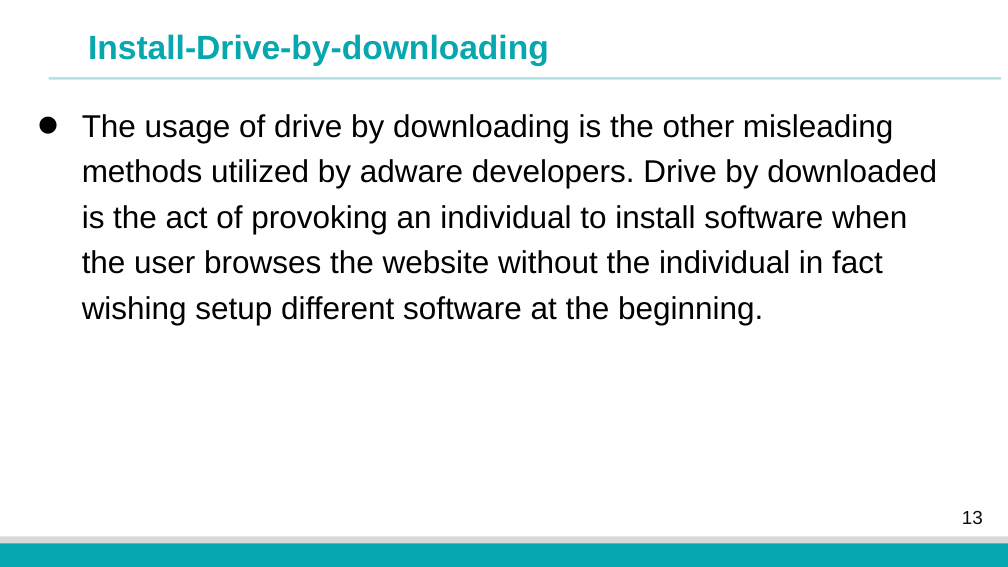
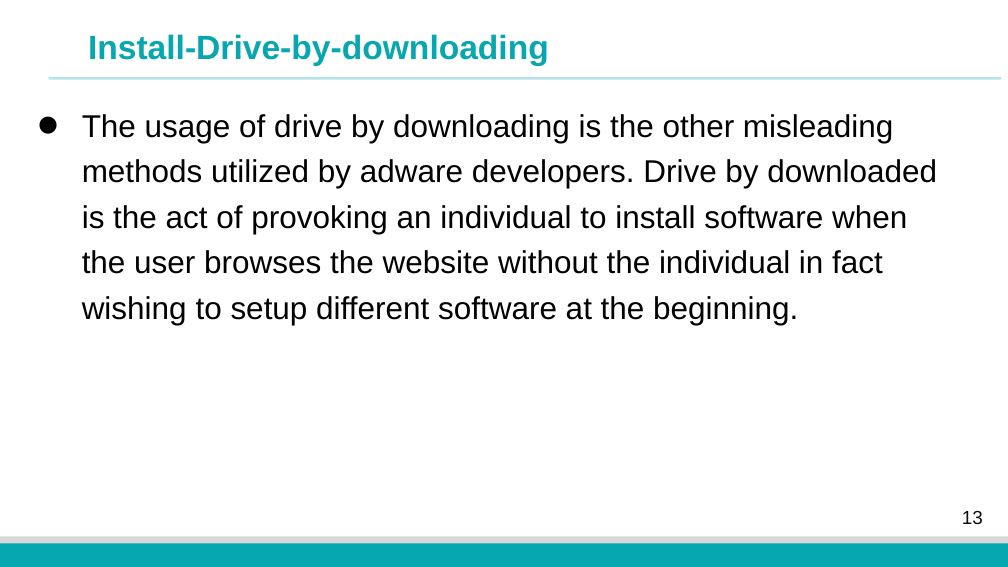
Before and after one commit to fangtian-zhong/fangtian-zhong.github.io, a slide deck: slide 13 of assets/slides/CSCI_591_Malicious_Code_Analysis_12.pptx. Drawn at 1008x567 pixels with LibreOffice and Linux fonts; fonts in the diff are those of the drawing; background and template pictures are left out. Boxes give left, top, right and bottom in pixels: in the first picture for what was removed or moved away, otherwise in the second. Text is boxed around its words. In the diff, an @@ line names an element or a change of style, - is before the commit and + after.

```diff
--- a/assets/slides/CSCI_591_Malicious_Code_Analysis_12.pptx
+++ b/assets/slides/CSCI_591_Malicious_Code_Analysis_12.pptx
@@ text at box(82, 114, 937, 325): text changed @@
-• The usage of drive by downloading is the other misleading methods utilized by adware developers. Drive by downloaded is the act of provoking an individual to install software when the user browses the website without the individual in fact wishing setup different software at the beginning.
+• The usage of drive by downloading is the other misleading methods utilized by adware developers. Drive by downloaded is the act of provoking an individual to install software when the user browses the website without the individual in fact wishing to setup different software at the beginning.
```
Also in this commit, not shown: 10 other slides changed.
